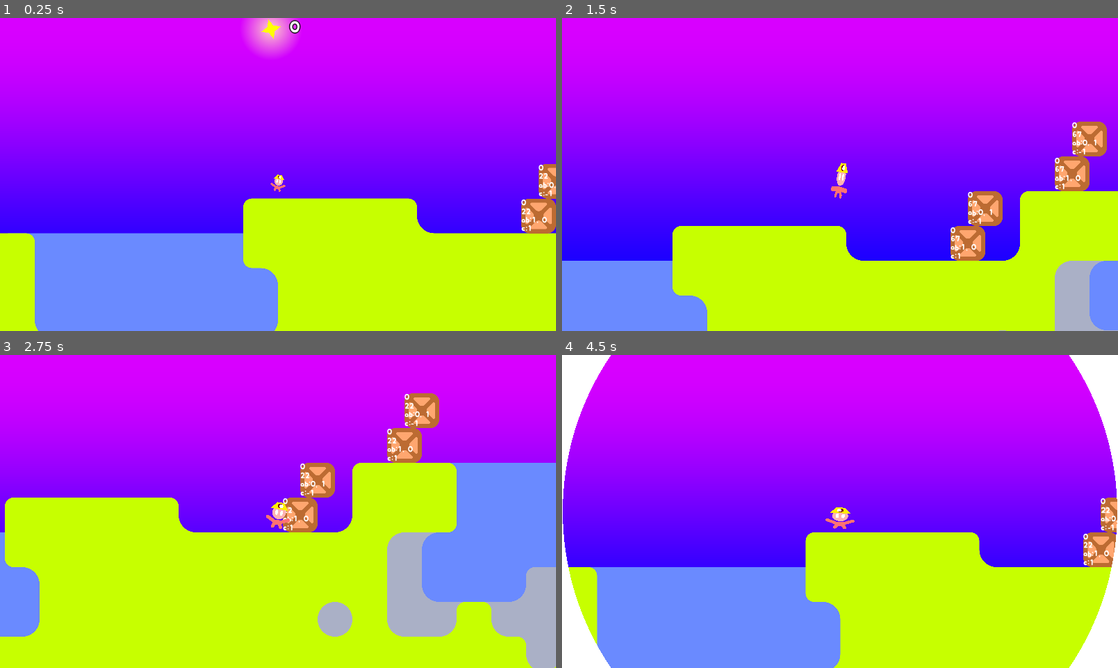
Above: before the commit, frames 1-4 (two rows, left to right).
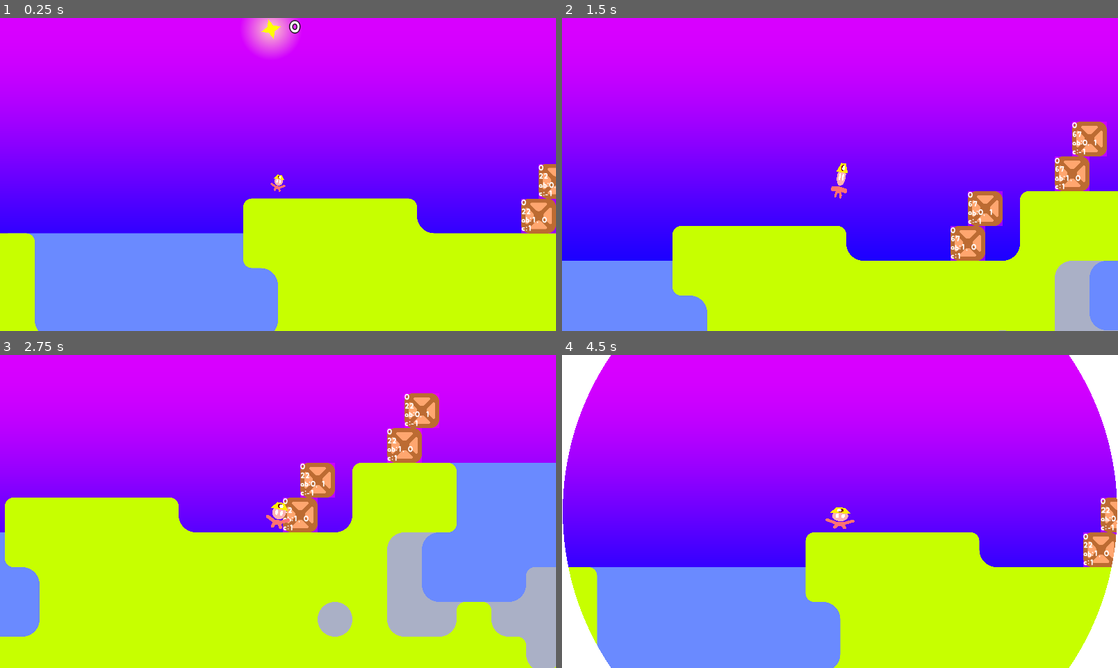
Above: after the commit, the same moments.

Repository: HarmonyHoney/tiny_crate2
Game: Godot game, scene res://src/map/cave/0_hub.tscn
Same seed, same stepped clock (60 frames per second), same inputs: the game is played once before the commit and once after it. The engine's default icon, where the game draws it, is replaced by a stand-in: a white triangle on a blue panel in a dark square.
Inputs:
- Up to frame 1 (0.25 s): no input
- Up to frame 2 (1.5 s): tap Enter at 0.5 s; hold Right (right) 0.53-1.28 s; hold C (grab) 0.53-1.28 s; tap Space (jump) at 0.77, 0.8, 1.07, 1.35 s; hold Down (down) from 1.28 s (still down)
- Up to frame 3 (2.75 s): tap Space (jump) at 1.52, 1.82, 2.3 s; tap C (grab) at 1.55 s; release Down (down) at 2.03 s; hold Right (right) from 2.03 s (still down); hold C (grab) from 2.03 s (still down)
- Up to frame 4 (4.5 s): release Right (right) at 2.78 s; release C (grab) at 2.78 s; hold Up (up) 2.78-3.53 s; tap V (shoot) at 2.85 s; tap Space (jump) at 3.02, 3.32 s; tap C (grab) at 3.05 s; hold Space (jump) 3.53-4.28 s; hold Left (left) from 3.53 s (still down); tap R at 3.6 s; tap P at 4.35 s

The runs differ from the first frame. In frame 1, less than 0.1% of the frame differs, in the area x 93-100%, y 46-69%; in frame 2, 0.1%, in the area x 69-98%, y 33-78%; in frame 3, 0.1%; in frame 4, less than 0.1%.

Commit message:
swimming with joystick and holding jump to swim up! (=

Diff:
--- a/src/actor/Actor.gd
+++ b/src/actor/Actor.gd
@@ -79,17 +79,6 @@
 	if dy != 0:
 		move_step(dy, true)
 
-	# set floor
-	if has_moved.y: is_floor = has_hit.y == 1
-	if is_floor:
-		if air_frames > 0: hit_floor()
-		air_frames = 0
-	else: air_frames += 1
-
-	# last pos
-	last_move = position - last_move
-	just_moved()
-
 	# water
 	is_water = false
 	for i in Shared.water_maps:
@@ -102,6 +91,18 @@
 			water_pressure = min(water_depth, water_limit)
 			break
 	water_frames = water_frames + 1 if is_water else 0
+
+	# set floor
+	if has_moved.y: is_floor = has_hit.y == 1 and !is_water
+	if is_floor and air_frames > 0: hit_floor()
+
+	if is_floor or is_water:
+		air_frames = 0
+	else: air_frames += 1
+
+	# last pos
+	last_move = position - last_move
+	just_moved()
 
 # move step by step and check for solids
 func move_step(dist : int, is_y := false):
--- a/src/actor/Box.tscn
+++ b/src/actor/Box.tscn
@@ -40,6 +40,7 @@
 z_index = 5
 z_as_relative = false
 script = ExtResource( 2 )
+is_draw_size = true
 is_moving = true
 is_solid = true
 is_colliding = true
--- a/src/actor/Player.gd
+++ b/src/actor/Player.gd
@@ -19,6 +19,7 @@
 var btn_grab := false
 
 var is_jump := false
+var is_swim_jump := false
 var jump_count := 0
 var holding_jump := 0.0
 var holding_limit := 0.3
@@ -133,9 +134,10 @@
 		hat.scale.x = dir_x
 
 	# start jump
-	if btn_jump and (jump_count == 0 or is_water) and air_clock < coyote_time and holding_jump < holding_limit:
+	if btn_jump and ((is_water and water_depth < 10 and !is_swim_jump) or (jump_count == 0 and air_clock < coyote_time and holding_jump < holding_limit)):
 		velocity.y = -jump_speed * (water_jump if is_water else 1)
 		is_jump = true
+		if is_water: is_swim_jump = true
 		jump_clock = 0.0
 		jump_count += 1
 		squish(jump_squish)
@@ -152,16 +154,20 @@
 			elif jump_clock > jump_minimum:
 				is_jump = false
 
+	if is_swim_jump:
+		is_swim_jump = btn_jump
+
 	# walking
 	velocity.x = lerp(velocity.x, joy.x * walk_speed , (floor_accel if is_floor else air_accel) * delta)
 
 	# water
 	if is_water:
-		# arms swimming
-		if !is_grab and joy.y == 0 and joy_last.y != 0:
-			velocity.y += swim_speed * arm_l.get_point_position(1).y * delta
-
-		velocity.y = lerp(velocity.y, -water_pressure * 2.0, delta * 4.0)
+		var v = Vector2(joy.x, -1 if btn_jump else joy.y) * swim_speed
+
+		velocity = velocity.linear_interpolate(v, delta * 10.0)
+		if !btn_jump or !(is_jump and is_swim_jump):
+			velocity.y = max(velocity.y, -water_depth * 10.0)
+
 	# gravity
 	else:
 		velocity.y = clamp(velocity.y + (jump_gravity * (1.0 if is_jump else fall_mult)) * delta, -term_vel, term_vel)
--- a/src/actor/Player.tscn
+++ b/src/actor/Player.tscn
@@ -16,6 +16,7 @@
 is_moving = true
 is_solid = true
 is_colliding = true
+swim_speed = 300.0
 jump_squish = Vector2( 0.5, 1.5 )
 land_squish = Vector2( 1.3, 0.7 )
 
